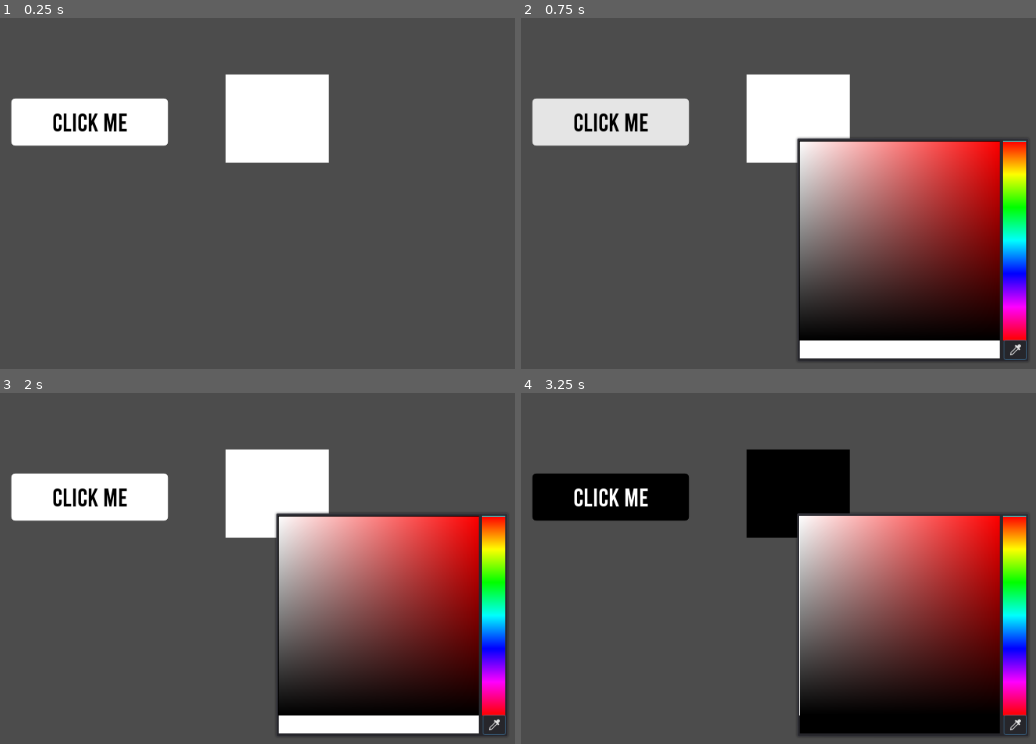
Above: before the commit, frames 1-4 (two rows, left to right).
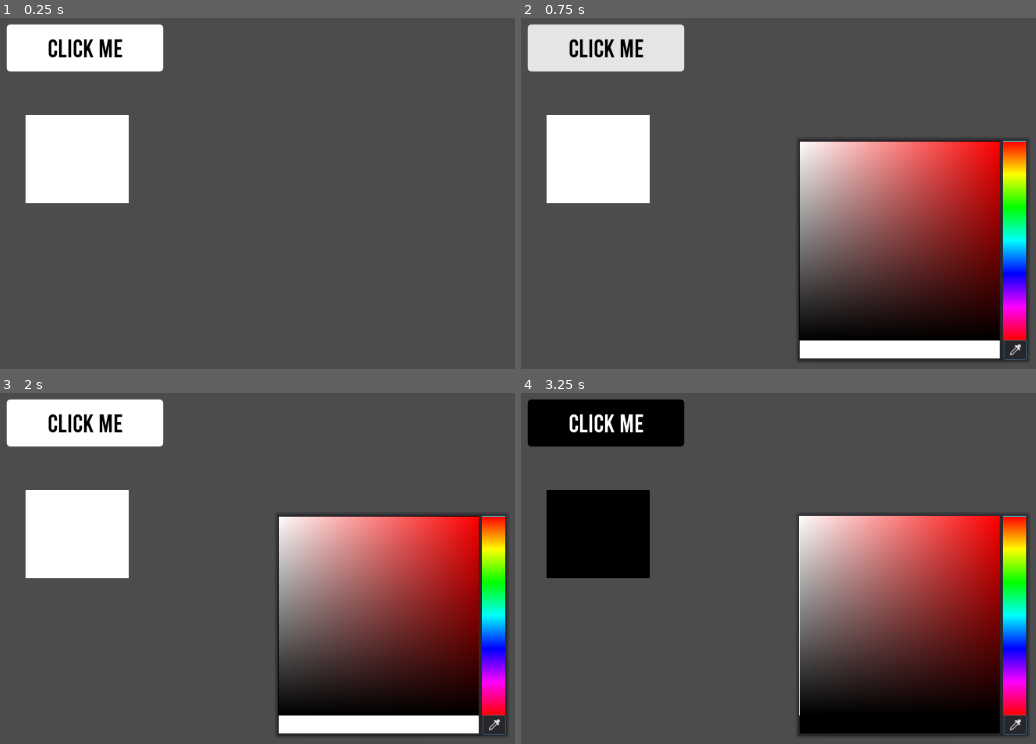
Above: after the commit, the same moments.

Repository: andrew-wilkes/godot-color-picker-text-button
Game: Godot game, scene res://Demo/Demo.tscn
Same seed, same stepped clock (60 frames per second), same inputs: the game is played once before the commit and once after it.
Inputs (mouse positions are in pixels of both pictures, inside the frame that each line leads up to; where the layout moved, square brackets give the same spot in the first picture):
- Up to frame 1 (0.25 s): no input
- Up to frame 2 (0.75 s): click (603, 49) [608, 123] at 0.5 s
- Up to frame 3 (2 s): click (494, 726) at 1.25 s
- Up to frame 4 (3.25 s): click (603, 424) [608, 498] at 2 s; click (1015, 726) at 2.75 s

The runs differ from the first frame. In frame 1, 15% of the frame differs, in the area x 1-64%, y 1-53%; in frame 2, 16%; in frame 3, 15%; in frame 4, 15%.

Commit message:
Add screenshot

Diff:
--- a/Demo/Demo.tscn
+++ b/Demo/Demo.tscn
@@ -36,10 +36,10 @@
 }
 
 [node name="ColorPickerTextButton" type="Button" parent="."]
-margin_left = 26.0
-margin_top = 105.0
-margin_right = 226.0
-margin_bottom = 165.0
+margin_left = 20.0
+margin_top = 10.0
+margin_right = 220.0
+margin_bottom = 70.0
 custom_styles/hover = SubResource( 1 )
 custom_styles/pressed = SubResource( 2 )
 custom_styles/normal = ExtResource( 3 )
@@ -51,10 +51,13 @@
 custom_font = SubResource( 3 )
 
 [node name="ColorRect" type="ColorRect" parent="."]
-margin_left = 300.0
-margin_top = 74.0
-margin_right = 432.0
-margin_bottom = 187.0
+margin_left = 44.0
+margin_top = 126.0
+margin_right = 176.0
+margin_bottom = 239.0
+__meta__ = {
+"_edit_use_anchors_": false
+}
 
 [connection signal="color_changed" from="ColorPickerTextButton" to="." method="_on_ColorPickerTextButton_color_changed"]
 [connection signal="popup_hide" from="ColorPickerTextButton" to="." method="_on_ColorPickerTextButton_popup_hide"]
Binary file added: screenshot.png
Not shown, added: screenshot.png.import
Not shown, changed: .gitattributes
Not shown, added: README.md
